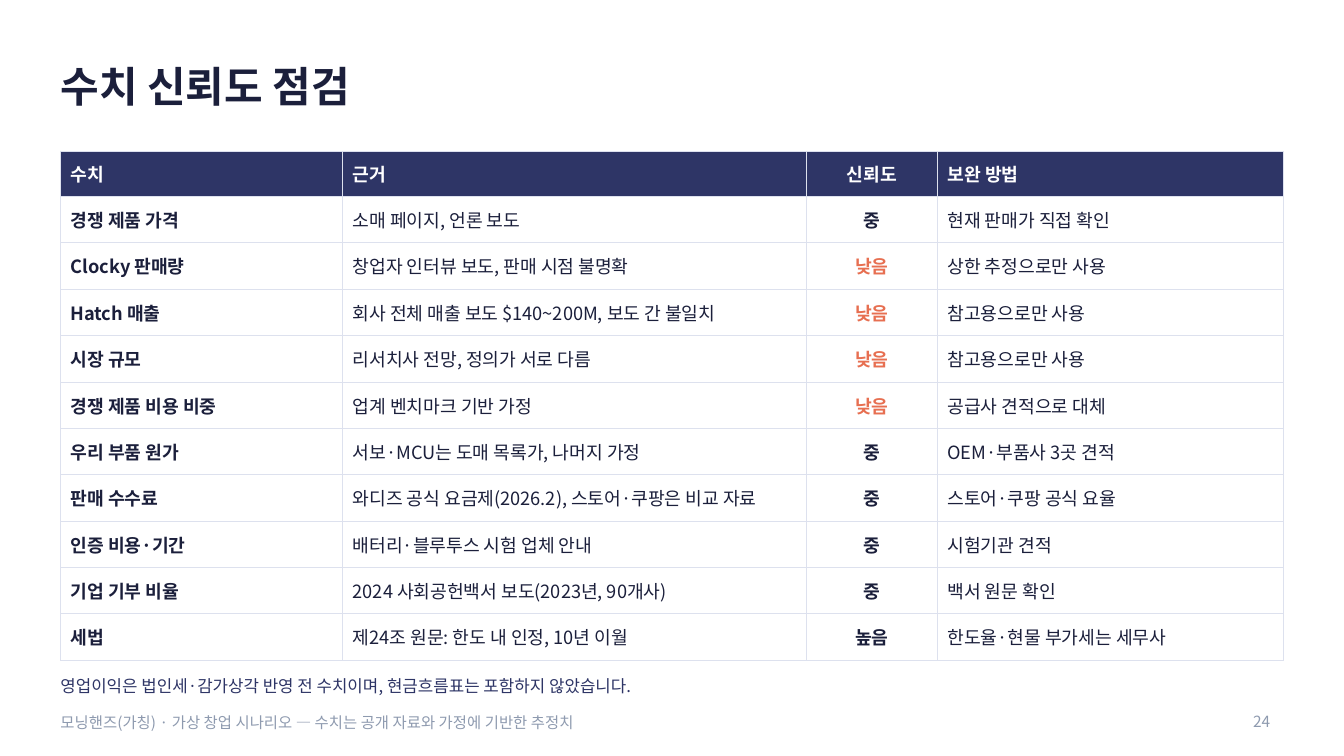
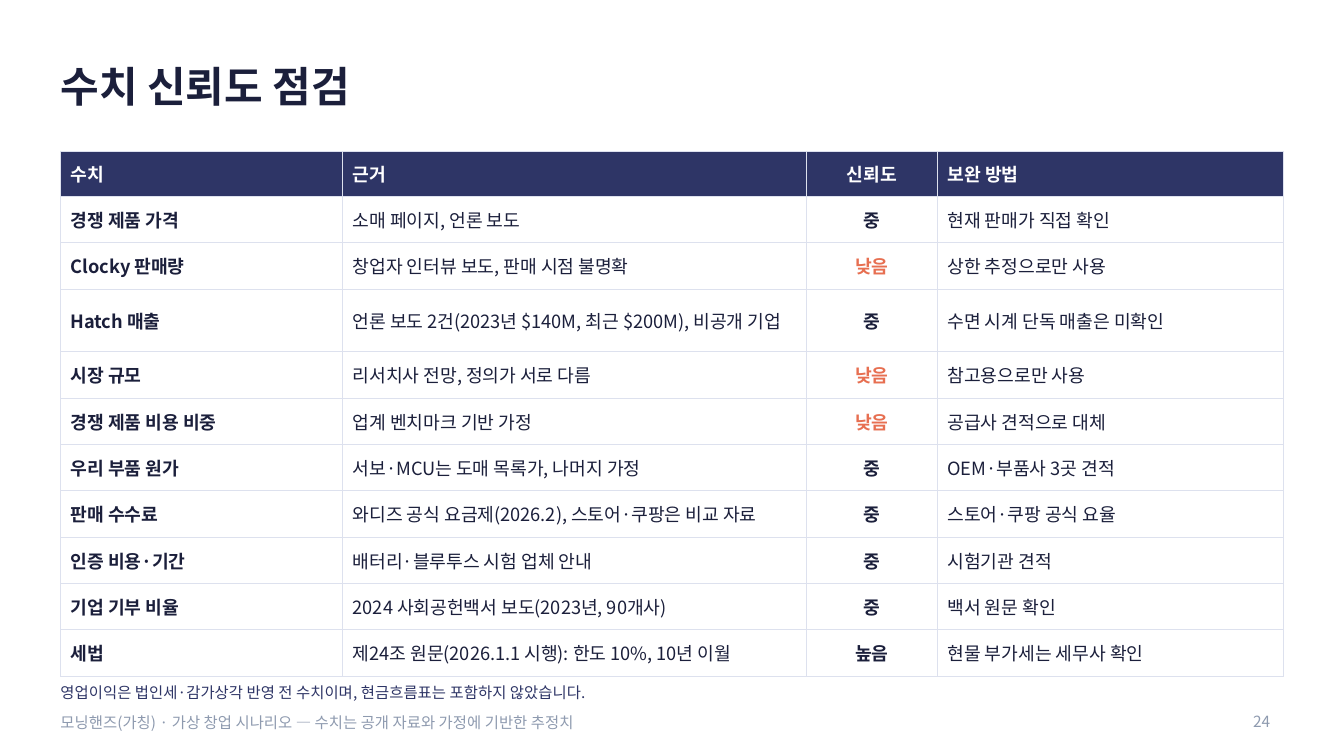
Before and after one commit to g975682-source/-, a slide deck: slide 24 of MorningHands_Business_Analysis.pptx. Drawn at 1344x756 pixels with LibreOffice and Linux fonts; fonts in the diff are those of the drawing. Boxes give left, top, right and bottom in pixels: in the first picture for what was removed or moved away, otherwise in the second. Text is boxed around its words. In the diff, an @@ line names an element or a change of style, - is before the commit and + after.

```diff
--- a/MorningHands_Business_Analysis.pptx
+++ b/MorningHands_Business_Analysis.pptx
@@ table at box(60, 151, 1284, 668) @@
-row 4: Hatch 매출 | 회사 전체 매출 보도 $140~200M, 보도 간 불일치 | 낮음 | 참고용으로만 사용
+row 4: Hatch 매출 | 언론 보도 2건(2023년 $140M, 최근 $200M), 비공개 기업 | 중 | 수면 시계 단독 매출은 미확인
-row 11, column 2: 제24조 원문: 한도 내 인정, 10년 이월
+row 11, column 2: 제24조 원문(2026.1.1 시행): 한도 10%, 10년 이월
-row 11, column 4: 한도율·현물 부가세는 세무사
+row 11, column 4: 현물 부가세는 세무사 확인
@@ text "영업이익은 법인세·감가상각 반영 전 수치이며, ...": place and size @@
-text "영업이익은 법인세·감가상각 반영 전 수치이며, ..." at box(60, 678, 631, 695)
+text "영업이익은 법인세·감가상각 반영 전 수치이며, ..." at box(60, 685, 585, 701)
@@ text "영업이익은 법인세·감가상각 반영 전 수치이며, ..." at box(60, 685, 585, 701): size 12 to 11 pt @@
```
Also in this commit, not shown: 6 other slides changed, 2 other files.
